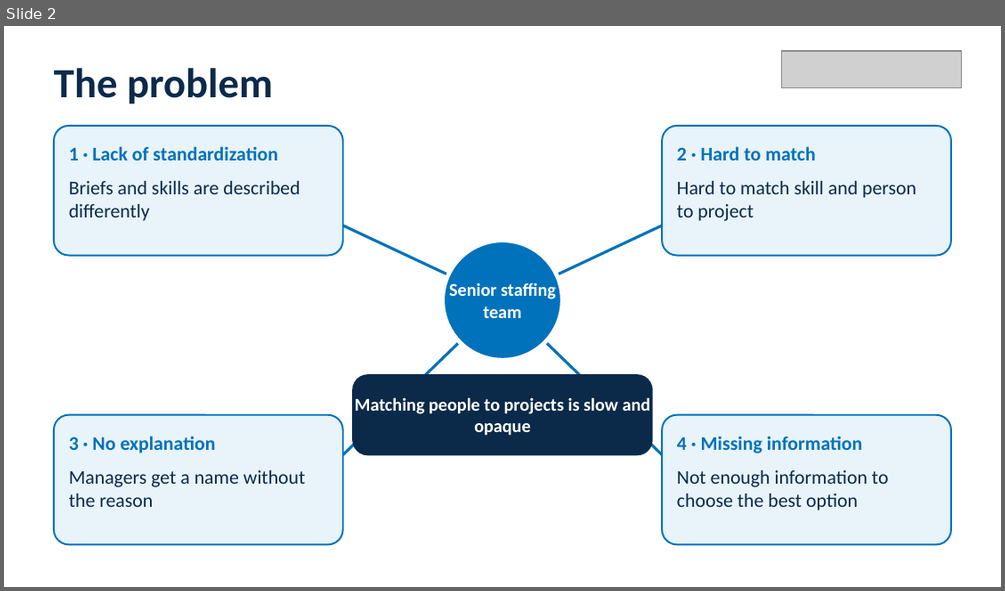
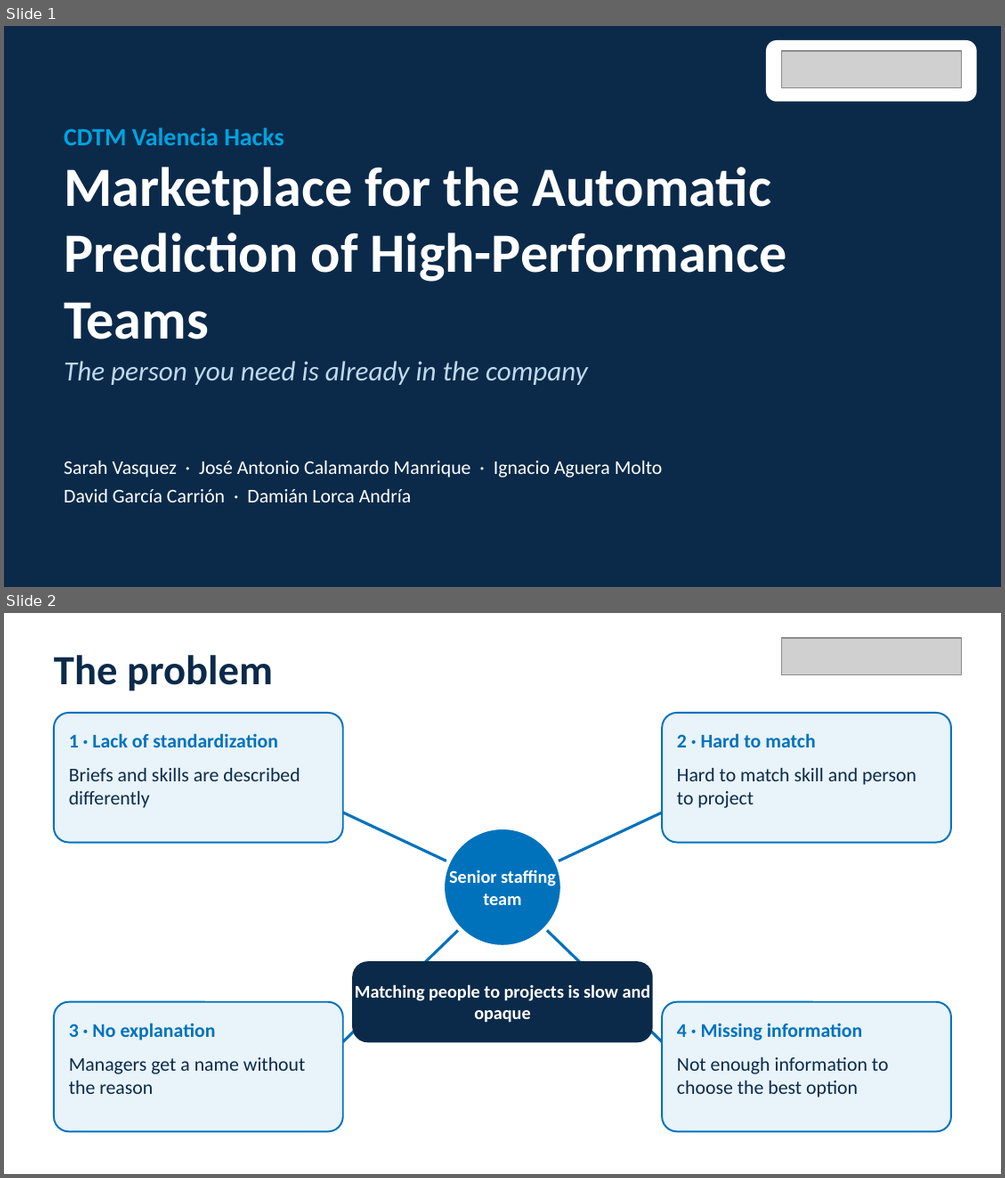
Before and after one commit to igagmol/hackaton-saturday, a slide deck: pitch/NTTDATA_pitch_deck.pptx. Shown one above the other, each under a label of ours: slide 2 before the commit, slides 1 and 2 after it. The pictures are 1005x591 and 1005x1178 pixels, drawn with LibreOffice and Linux fonts; fonts in the diff are those of the drawing; grey boxes stand for pictures. Boxes give left, top, right and bottom in pixels: in the first picture for what was removed or moved away, otherwise in the second. Text is boxed around its words. In the diff, an @@ line names an element or a change of style, - is before the commit and + after.

```diff
--- a/pitch/NTTDATA_pitch_deck.pptx
+++ b/pitch/NTTDATA_pitch_deck.pptx
@@ slide 1 added at [4,26,1001,587], background #0B2A4A @@
@@ rounded rectangle added at [767,41,976,101], fill #FFFFFF, outline #FFFFFF 1 pt @@
@@ picture added at [782,51,961,87] @@
@@ text added at [64,127,283,145], 18 pt, text #00A3E0, bold @@
+CDTM Valencia Hacks
@@ text added at [64,167,787,339], 40 pt, text #FFFFFF, bold @@
+Marketplace for the Automatic Prediction of High-Performance Teams
@@ text added at [64,361,588,385], 20 pt, text #BFD9EE, italic @@
+The person you need is already in the company
@@ text added at [64,460,663,502], 14 pt, text #FFFFFF @@
+Sarah Vasquez · José Antonio Calamardo Manrique · Ignacio Aguera Molto
+David García Carrión · Damián Lorca Andría
```
Also in this commit, not shown: 1 slide removed, 3 other files.
